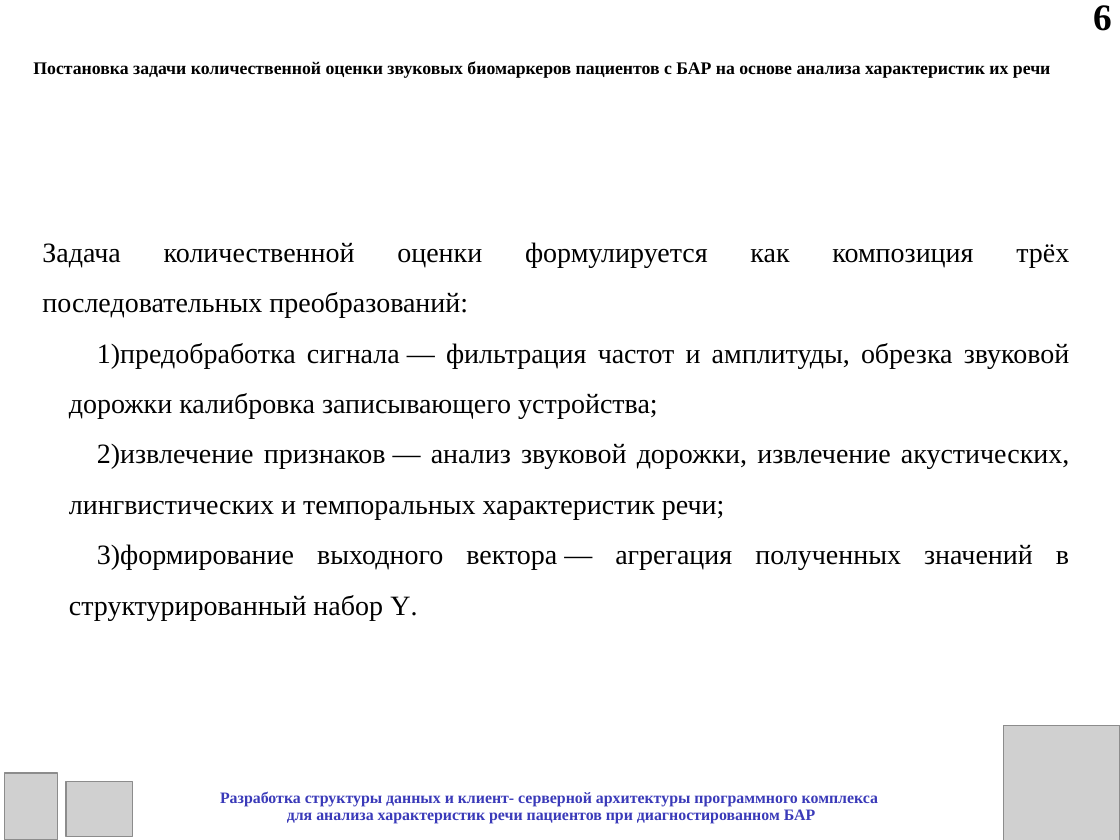
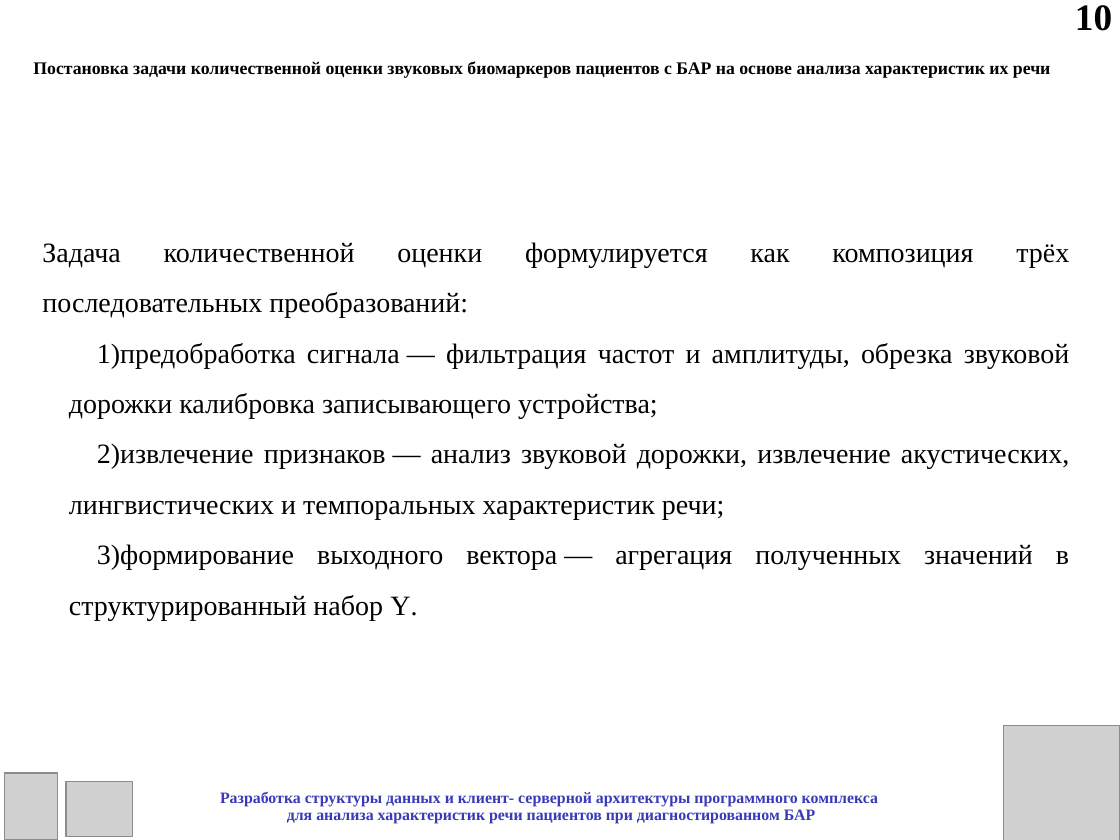
Before and after one commit to leysanSafina/BiomarkerAnalysis, a slide deck: slide 10 of Мониторинг биполярного расстройства/Практика/Сафина_практика_презентация.ppt (slide 6 before the commit). Drawn at 1120x840 pixels with LibreOffice and Linux fonts; fonts in the diff are those of the drawing; grey boxes stand for pictures. Boxes give left, top, right and bottom in pixels: in the first picture for what was removed or moved away, otherwise in the second. Text is boxed around its words. In the diff, an @@ line names an element or a change of style, - is before the commit and + after.

```diff
--- a/Мониторинг биполярного расстройства/Практика/Сафина_практика_презентация.ppt
+++ b/Мониторинг биполярного расстройства/Практика/Сафина_практика_презентация.ppt
@@ text added at [1075, 5, 1112, 31], 24 pt, text #000000, bold @@
+10
@@ text removed at [1093, 5, 1112, 31] @@
-6
```
Also in this commit, not shown: 12 other slides changed, 7 slides added, 8 other files.
